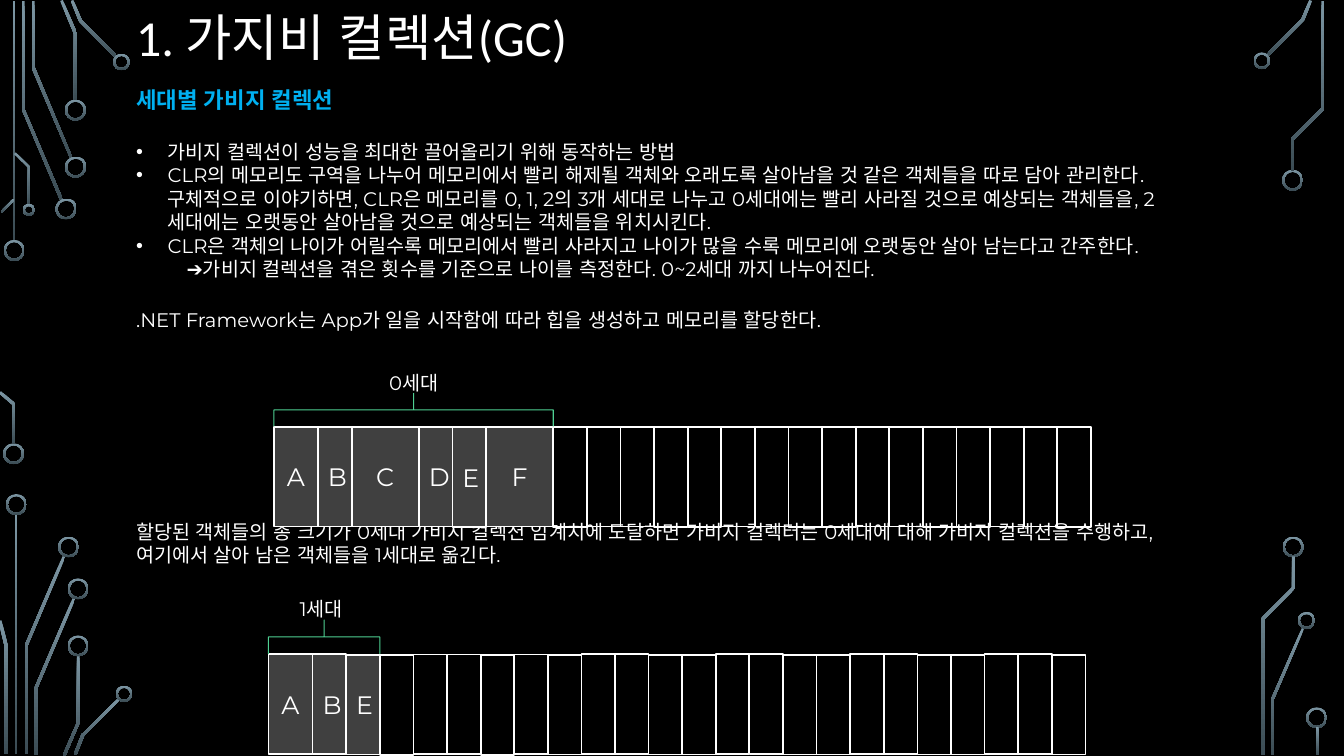
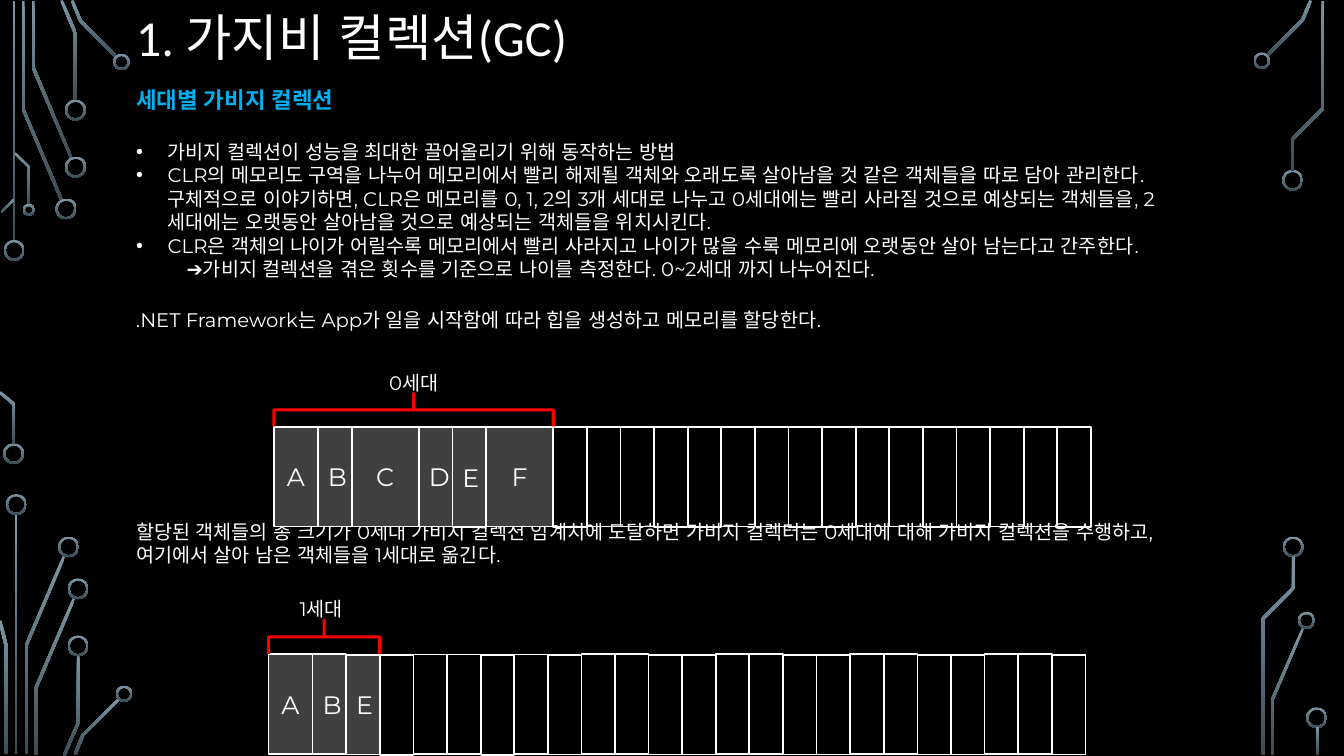
Before and after one commit to assassin4613/CShap, a slide deck: slide 8 of C#_Chapter_13.pptx. Drawn at 1344x756 pixels with LibreOffice and Linux fonts; fonts in the diff are those of the drawing; background and template pictures are left out. Boxes give left, top, right and bottom in pixels: in the first picture for what was removed or moved away, otherwise in the second. Text is boxed around its words. In the diff, an @@ line names an element or a change of style, - is before the commit and + after.

```diff
--- a/C#_Chapter_13.pptx
+++ b/C#_Chapter_13.pptx
@@ left brace at <box>274,393,554,426</box>: outline #4FD093 0.75 pt to #FF0000 2.25 pt @@
@@ left brace at <box>269,620,380,654</box>: outline #4FD093 0.75 pt to #FF0000 2.25 pt @@
```
Also in this commit, not shown: 1 other slide changed, 2 slides added, 2 slides removed, 25 other files.
